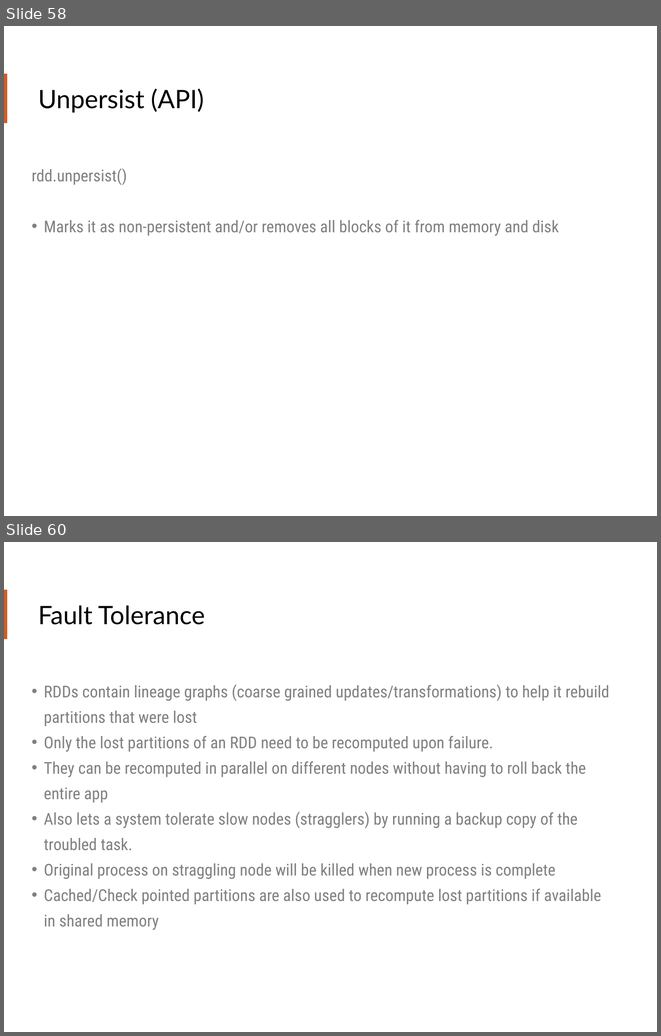
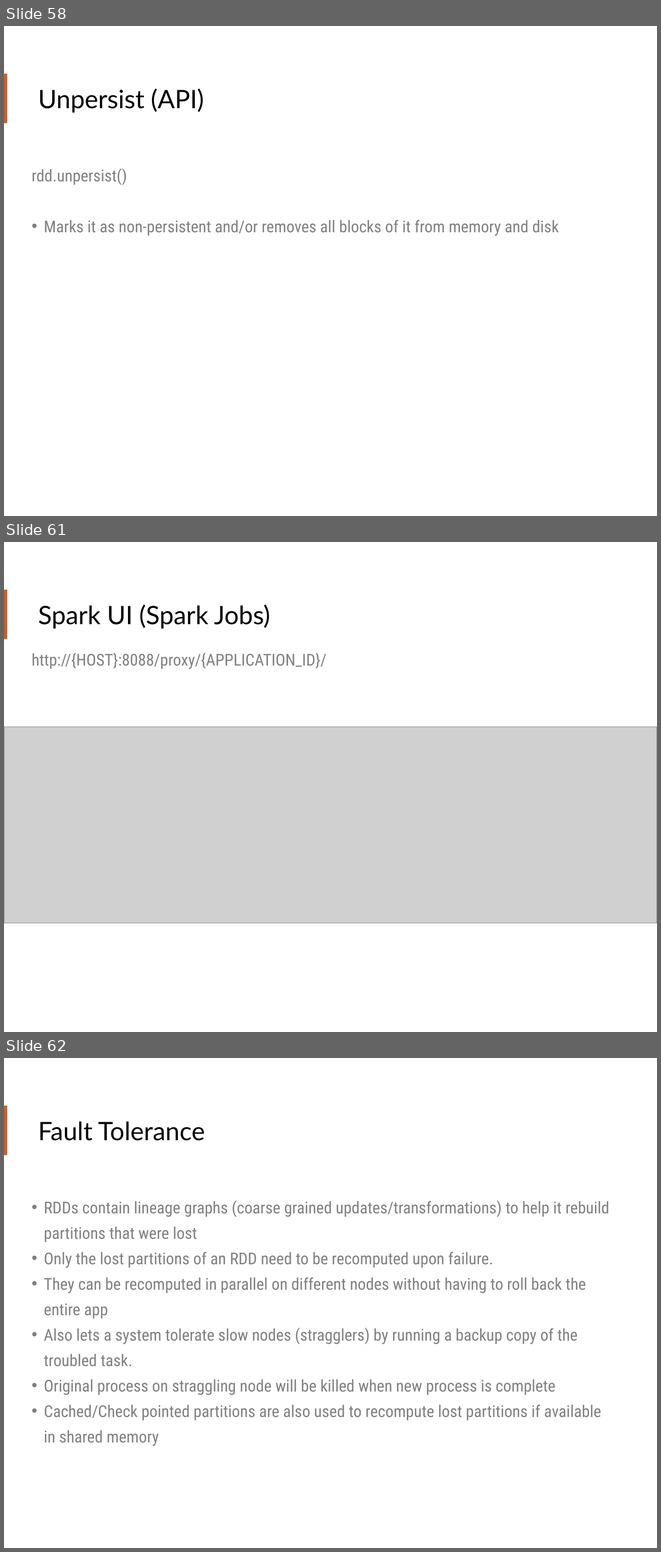
Before and after one commit to teamclairvoyant/intro-to-spark, a slide deck: Intro to Apache Spark Slides.pptx. Shown one above the other, each under a label of ours: slides 58 and 60 before the commit, slides 58, 61 and 62 after it; the slides between them are not shown. The pictures are 661x1036 and 661x1552 pixels, drawn with LibreOffice and Linux fonts; fonts in the diff are those of the drawing; grey boxes stand for pictures. Boxes give left, top, right and bottom in pixels: in the first picture for what was removed or moved away, otherwise in the second. Text is boxed around its words. In the diff, an @@ line names an element or a change of style, - is before the commit and + after.

Commit message:
Adding Spark UI slides

```diff
--- a/Intro to Apache Spark Slides.pptx
+++ b/Intro to Apache Spark Slides.pptx
@@ slide 61 added at (x1=4, y1=542, x2=657, y2=1032), background #FFFFFF; not listed: 1 template element that a slide beside it also shows @@
@@ title added at (x1=38, y1=605, x2=270, y2=629), 28 pt, text #000000 @@
+Spark UI (Spark Jobs)
@@ text added at (x1=32, y1=653, x2=326, y2=669), 18 pt, text #808080 @@
+http://{HOST}:8088/proxy/{APPLICATION_ID}/
@@ picture added at (x1=4, y1=727, x2=657, y2=923) @@
@@ what was slide 60 is now slide 62 @@
```
Also in this commit, not shown: 1 slide changed, 1 other slide added.
